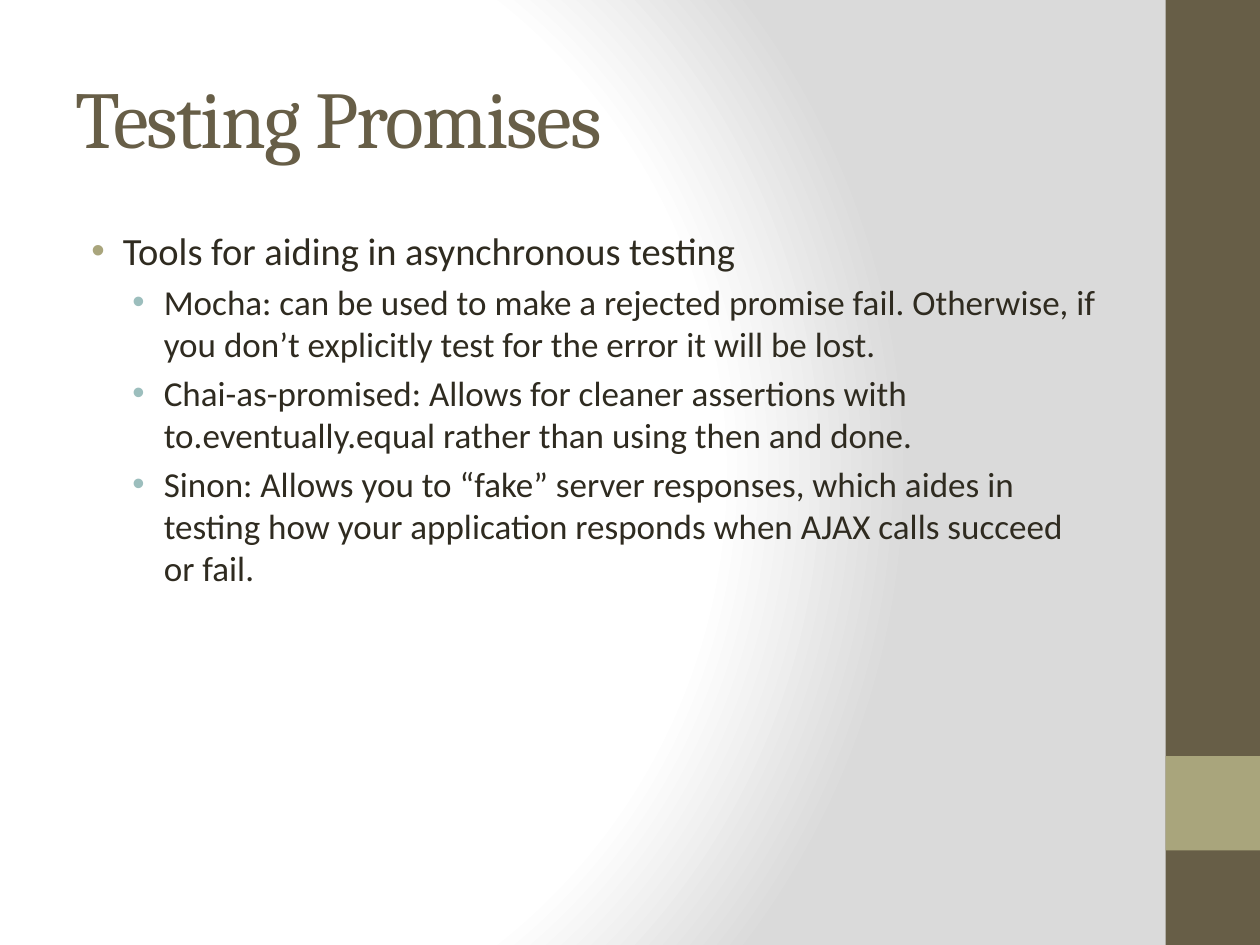
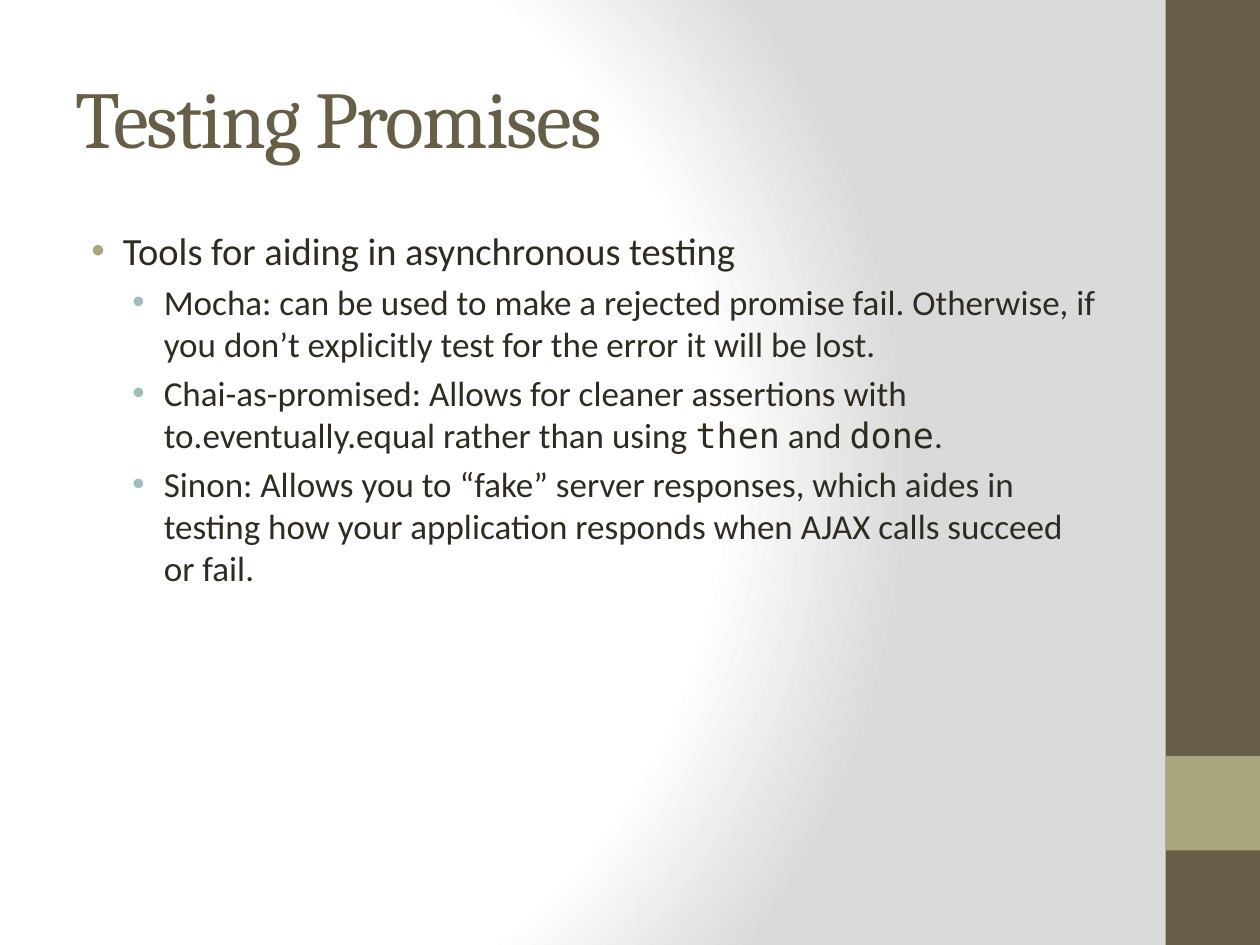
Before and after one commit to cheryly279/AsyncDiscussion, a slide deck: slide 36 of Async_Discussion_9_29_15.pptx. Drawn at 1260x945 pixels with LibreOffice and Linux fonts; fonts in the diff are those of the drawing. Boxes give left, top, right and bottom in pixels: in the first picture for what was removed or moved away, otherwise in the second. Text is boxed around its words. In the diff, an @@ line names an element or a change of style, - is before the commit and + after.

```diff
--- a/Async_Discussion_9_29_15.pptx
+++ b/Async_Discussion_9_29_15.pptx
@@ text at bbox=[164, 381, 943, 454]: font Calibri to DejaVu Sans Mono in "then done." @@
```
Also in this commit, not shown: 2 other slides changed.
